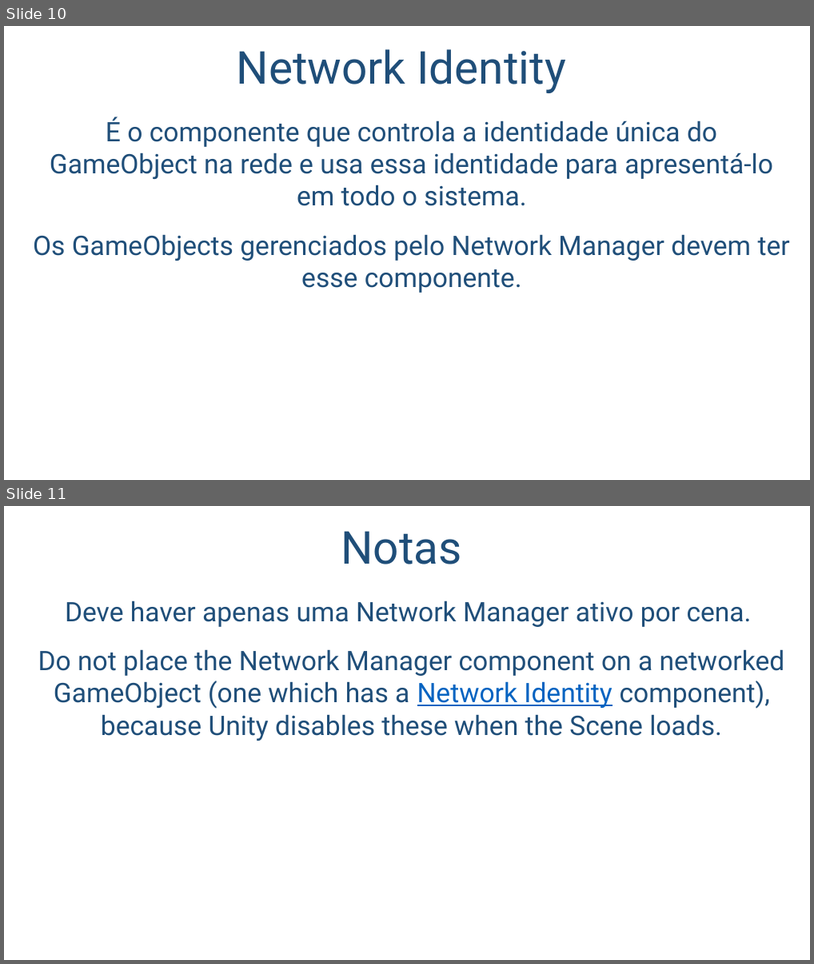
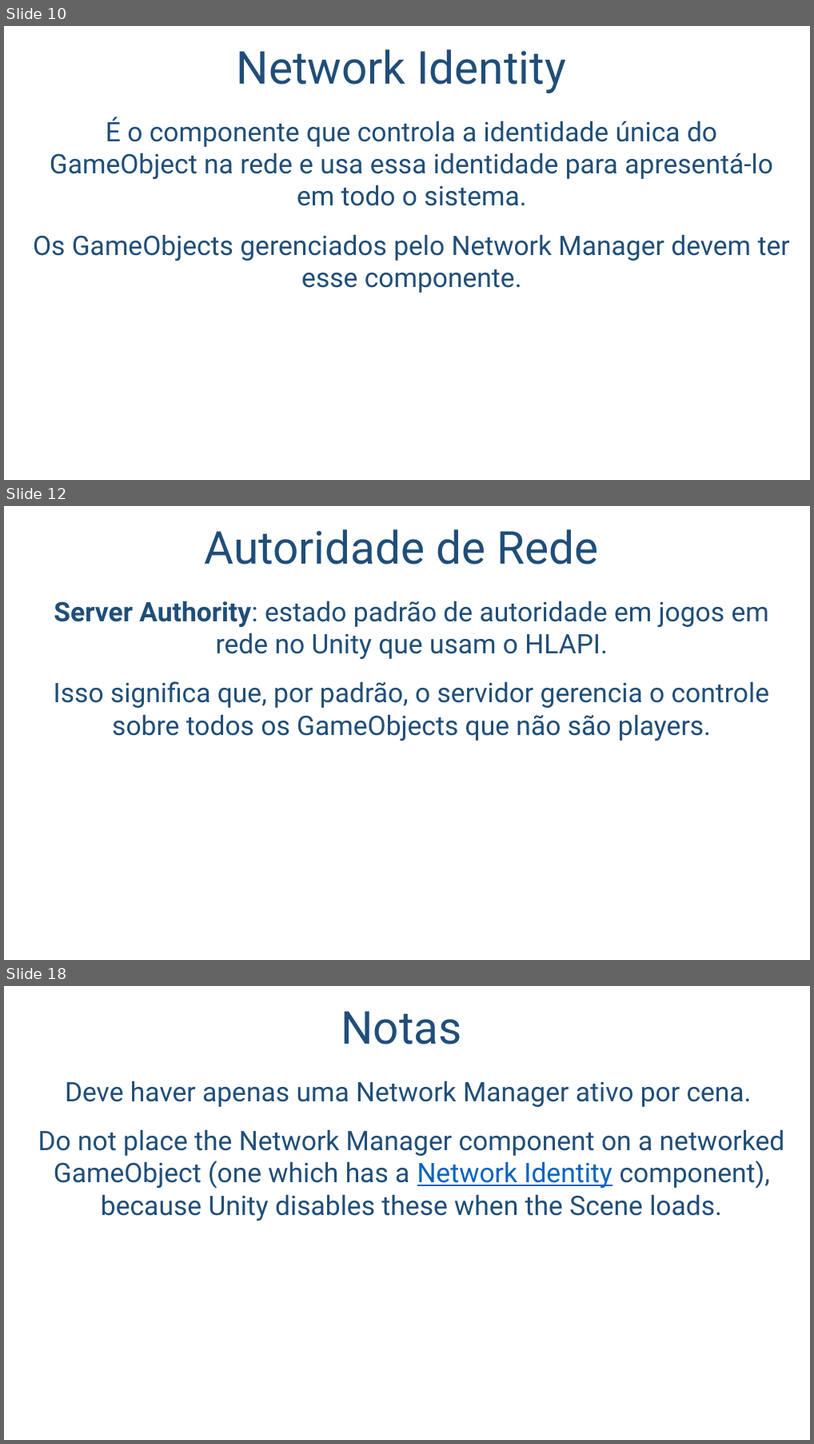
Before and after one commit to salmo-jr/public-slides, a slide deck: unity-multiplayer.pptx. Shown one above the other, each under a label of ours: slides 10 and 11 before the commit, slides 10, 12 and 18 after it; the slides between them are not shown. The pictures are 814x964 and 814x1444 pixels, drawn with LibreOffice and Linux fonts; fonts in the diff are those of the drawing; background and template pictures are left out. Boxes give left, top, right and bottom in pixels: in the first picture for what was removed or moved away, otherwise in the second. Text is boxed around its words. In the diff, an @@ line names an element or a change of style, - is before the commit and + after.

Commit message:
adição dos slides: - Autoridade de Rede; - Propriedades de Contexto de Rede; - Network Transform; - Método OnStartLocalPlayer; e - Atributo Command.

```diff
--- a/unity-multiplayer.pptx
+++ b/unity-multiplayer.pptx
@@ slide 12 added at (4, 506, 810, 960), background picture (left out) @@
@@ title added at (204, 529, 598, 564), 54 pt, text #1F4E79 @@
+Autoridade de Rede
@@ text added at (54, 600, 770, 740), 32 pt, text #1F4E79 @@
+Server Authority: estado padrão de autoridade em jogos em rede no Unity que usam o HLAPI.
+Isso significa que, por padrão, o servidor gerencia o controle sobre todos os GameObjects que não são players.
@@ what was slide 11 is now slide 18 @@
```
Also in this commit, not shown: 2 slides changed, 6 other slides added.
